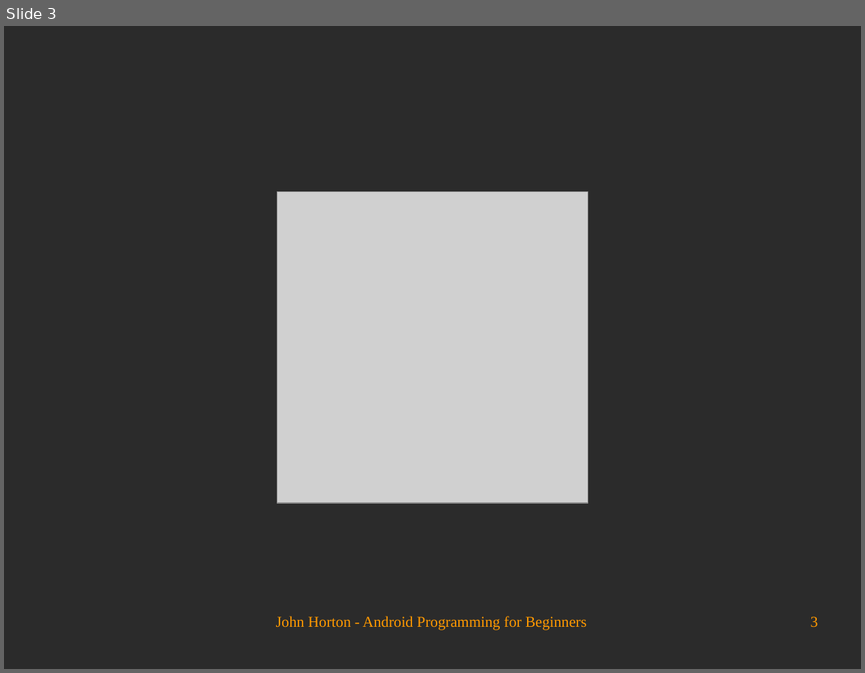
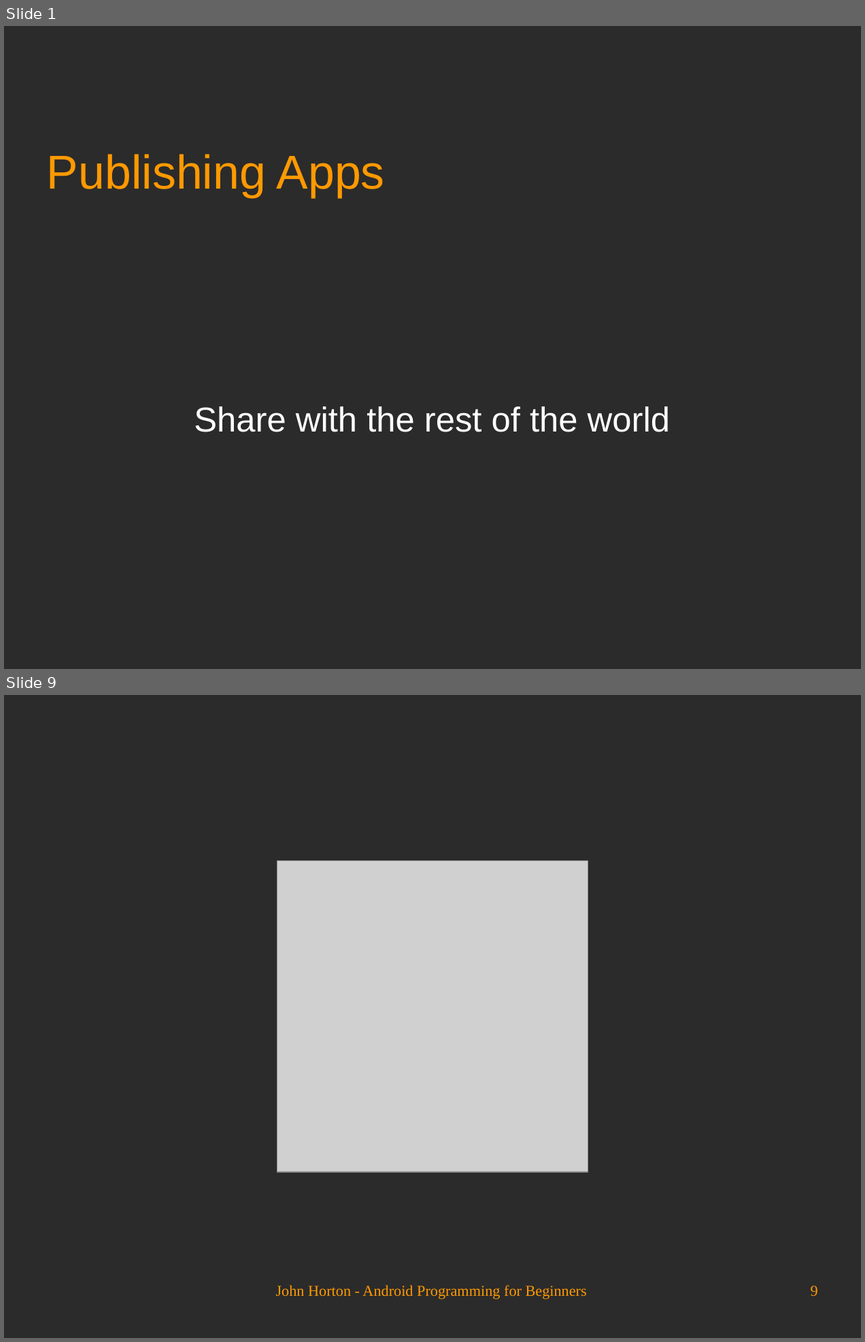
Before and after one commit to Academy-Soft-Intellect/Android-Programming-for-Beginners, a slide deck: 29_Publishing_Apps.odp. Shown one above the other, each under a label of ours: slide 3 before the commit, slides 1 and 9 after it; the slides between them are not shown. The pictures are 865x673 and 865x1342 pixels, drawn with LibreOffice and Linux fonts; fonts in the diff are those of the drawing; grey boxes stand for pictures; background and template pictures are left out; a plain dark background stands for a picture behind light text. Boxes give left, top, right and bottom in pixels: in the first picture for what was removed or moved away, otherwise in the second. Text is boxed around its words. In the diff, an @@ line names an element or a change of style, - is before the commit and + after.

```diff
--- a/29_Publishing_Apps.odp
+++ b/29_Publishing_Apps.odp
@@ slide 1 added at (4,26,861,669), background picture (left out) @@
@@ title added at (47,154,385,197), 44 pt, text #FF9900 @@
+Publishing Apps
@@ subtitle added at (194,406,670,432), 32 pt, text #FFFFFF @@
+Share with the rest of the world
@@ what was slide 3 is now slide 9 @@
@@ page number at (810,1285,818,1295): text changed @@
-3
+9
```
Also in this commit, not shown: 1 slide changed, 6 other slides added, 1 slide removed.
